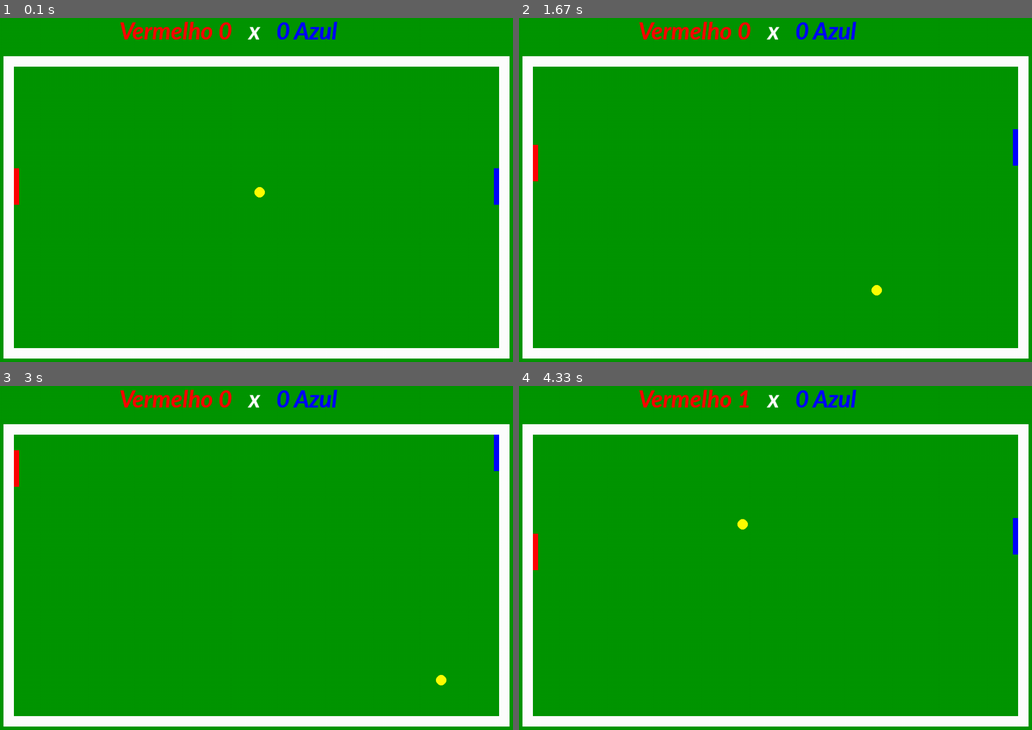
Above: before the commit, frames 1-4 (two rows, left to right).
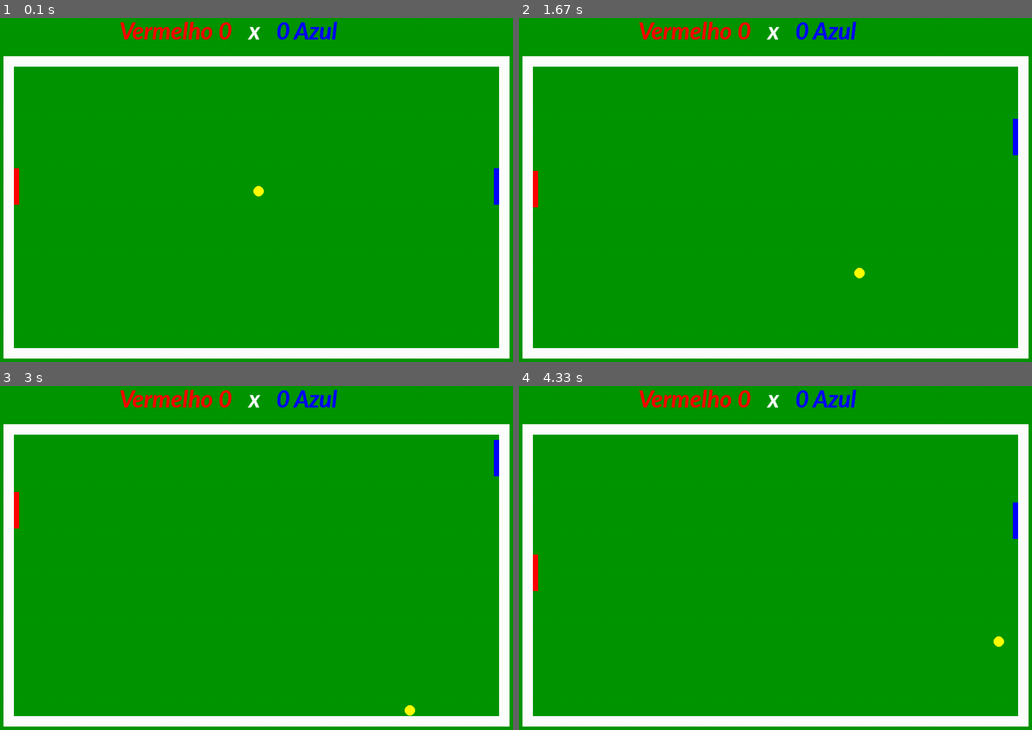
Above: after the commit, the same moments.

Repository: lucaslittig099/LP
Game: pygame game, started from jogo pygame/atv do jogo/main.py
Same seed, same stepped clock (60 frames per second), same inputs: the game is played once before the commit and once after it.
Inputs:
- Up to frame 1 (0.1 s): no input
- Up to frame 2 (1.67 s): hold Up 0.33-0.8 s; hold Down 0.83-1.13 s; hold S 0.83-1.13 s; hold Up 1.17-1.53 s; hold W 1.17-1.53 s; hold Down from 1.57 s (still down); hold S from 1.57 s (still down)
- Up to frame 3 (3 s): release Down at 1.93 s; release S at 1.93 s; hold Up 1.97-2.27 s; hold W 1.97-2.27 s; hold Down 2.3-2.6 s; hold S 2.3-2.6 s; hold Up from 2.63 s (still down); hold W from 2.63 s (still down)
- Up to frame 4 (4.33 s): release Up at 3 s; release W at 3 s; hold Down 3.03-3.4 s; hold S 3.03-3.4 s; hold Up 3.43-3.73 s; hold W 3.43-3.73 s; hold Down 3.77-4.07 s; hold S 3.77-4.07 s; hold Up from 4.1 s (still down); hold W from 4.1 s (still down)

The runs differ from the first frame. In frame 1, less than 0.1% of the frame differs, in the area x 49-52%, y 48-53%; in frame 2, 0.3%; in frame 3, 0.3%; in frame 4, 0.4%, in the area x 2-98%, y 1-76%.

Commit message:
mudei a velocidade

Diff:
--- a/jogo pygame/atv do jogo/main.py
+++ b/jogo pygame/atv do jogo/main.py
@@ -34,7 +34,7 @@
 
 #todo jogo fica em um loop infinito
 while True:
-    relogio.tick(200) #5 frames por segundo
+    relogio.tick(100) #5 frames por segundo
     tela.fill((0,150,0))
     #loop para checar se um evento ocorreu
     #pygame.event.get() - lista de eventos capturados pelo pygame
